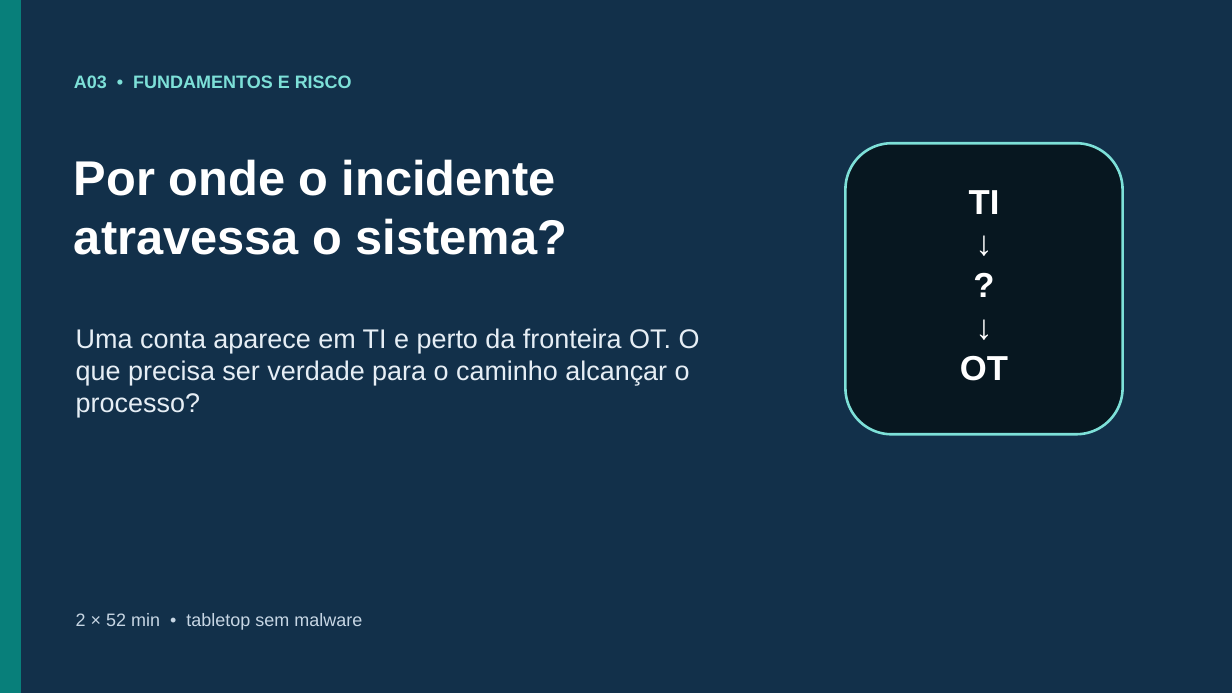
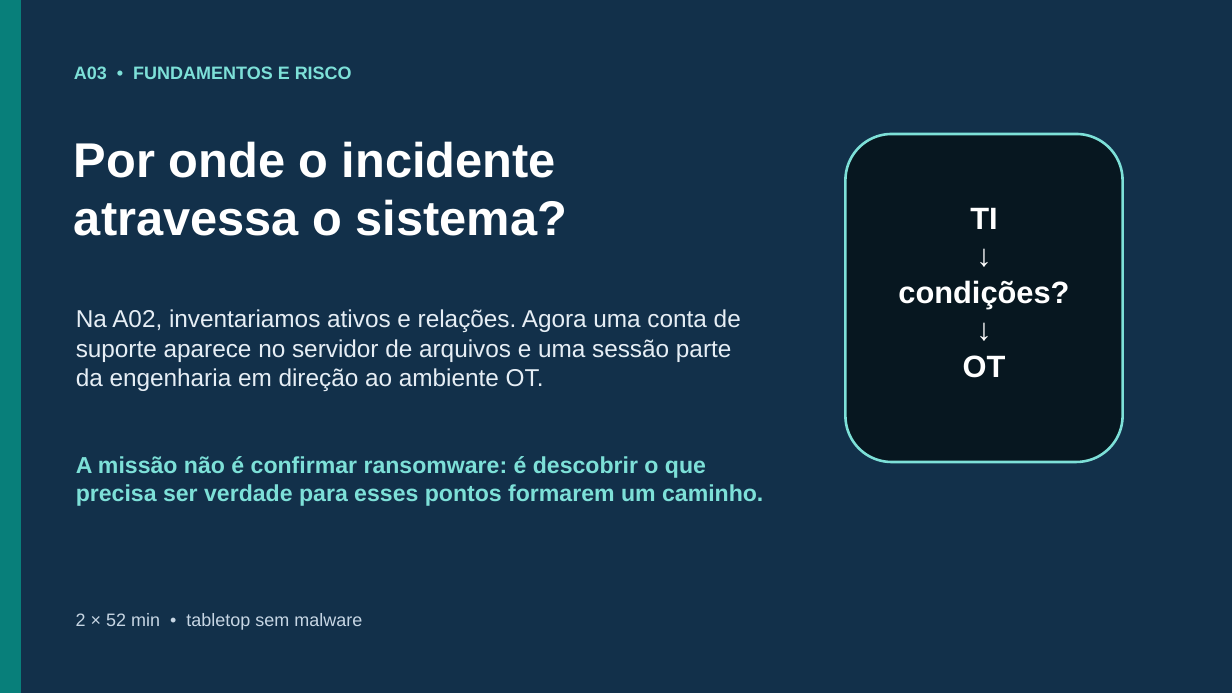
Before and after one commit to rafaelrezo/seguranca-digital, a slide deck: slide 1 of slides/A03-do-caminho-de-ataque-ao-modelo-de-ameacas/fonte/A03-do-caminho-de-ataque-ao-modelo-de-ameacas.pptx. Drawn at 1232x693 pixels with LibreOffice and Linux fonts; fonts in the diff are those of the drawing. Boxes give left, top, right and bottom in pixels: in the first picture for what was removed or moved away, otherwise in the second. Text is boxed around its words. In the diff, an @@ line names an element or a change of style, - is before the commit and + after.

```diff
--- a/slides/A03-do-caminho-de-ataque-ao-modelo-de-ameacas/fonte/A03-do-caminho-de-ataque-ao-modelo-de-ameacas.pptx
+++ b/slides/A03-do-caminho-de-ataque-ao-modelo-de-ameacas/fonte/A03-do-caminho-de-ataque-ao-modelo-de-ameacas.pptx
@@ text "A03 • FUNDAMENTOS E RISCO": place and size @@
-text "A03 • FUNDAMENTOS E RISCO" at <box>74,75,352,88</box>
+text "A03 • FUNDAMENTOS E RISCO" at <box>74,66,352,79</box>
@@ text "Por onde o incidente": place and size @@
-text "Por onde o incidente" at <box>74,159,567,255</box>
+text "Por onde o incidente" at <box>74,141,567,236</box>
@@ rounded rectangle: place and size @@
-rounded rectangle at <box>846,143,1123,434</box>
+rounded rectangle at <box>846,134,1123,462</box>
@@ text "TI": place and size @@
-text "TI" at <box>960,190,1008,381</box>
+text "TI" at <box>898,207,1069,378</box>
@@ text at <box>963,207,1006,378</box>: size 27 to 24 pt in "TI", "↓", "↓", "OT" @@
@@ text at <box>898,280,1069,309</box>: text changed; size 27 to 24 pt @@
-?
+condições?
@@ text removed at <box>76,328,700,417</box> @@
-Uma conta aparece em TI e perto da fronteira OT. O que precisa ser verdade para o caminho alcançar o processo?
@@ text added at <box>76,309,741,391</box>, 19 pt, text #E6EEF5 @@
+Na A02, inventariamos ativos e relações. Agora uma conta de suporte aparece no servidor de arquivos e uma sessão parte da engenharia em direção ao ambiente OT.
@@ text added at <box>76,456,763,506</box>, 18 pt, text #7DE0D8, bold @@
+A missão não é confirmar ransomware: é descobrir o que precisa ser verdade para esses pontos formarem um caminho.
```
Also in this commit, not shown: 7 other slides changed, 1 slide added, 1 slide removed, 27 other files.
